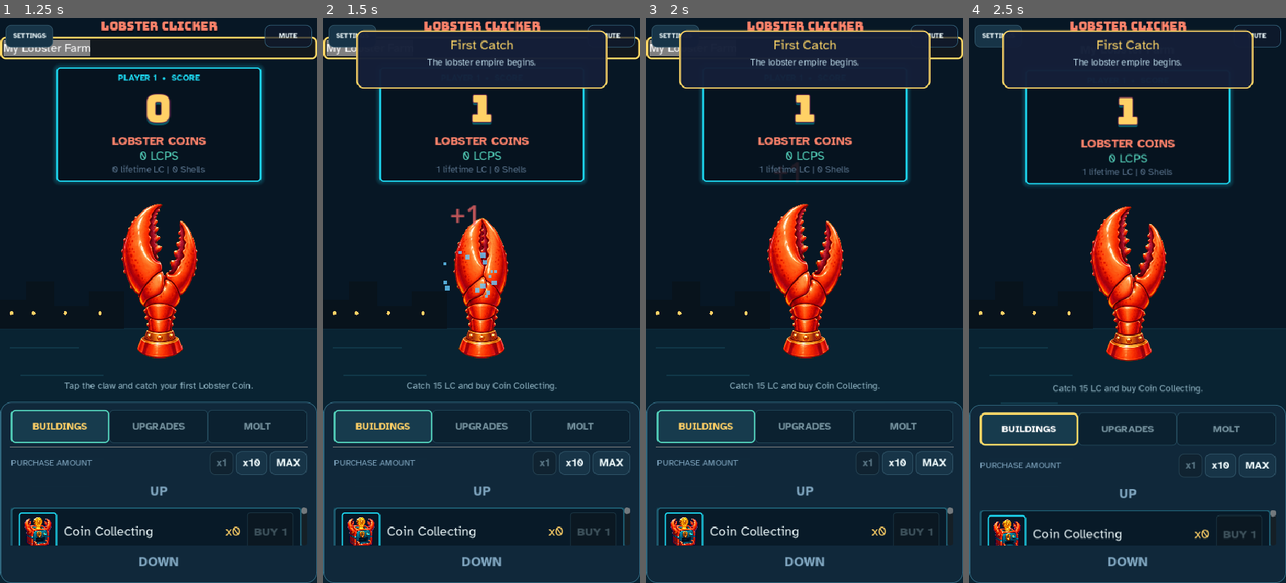
Above: before the commit, frames 1-4 (left to right).
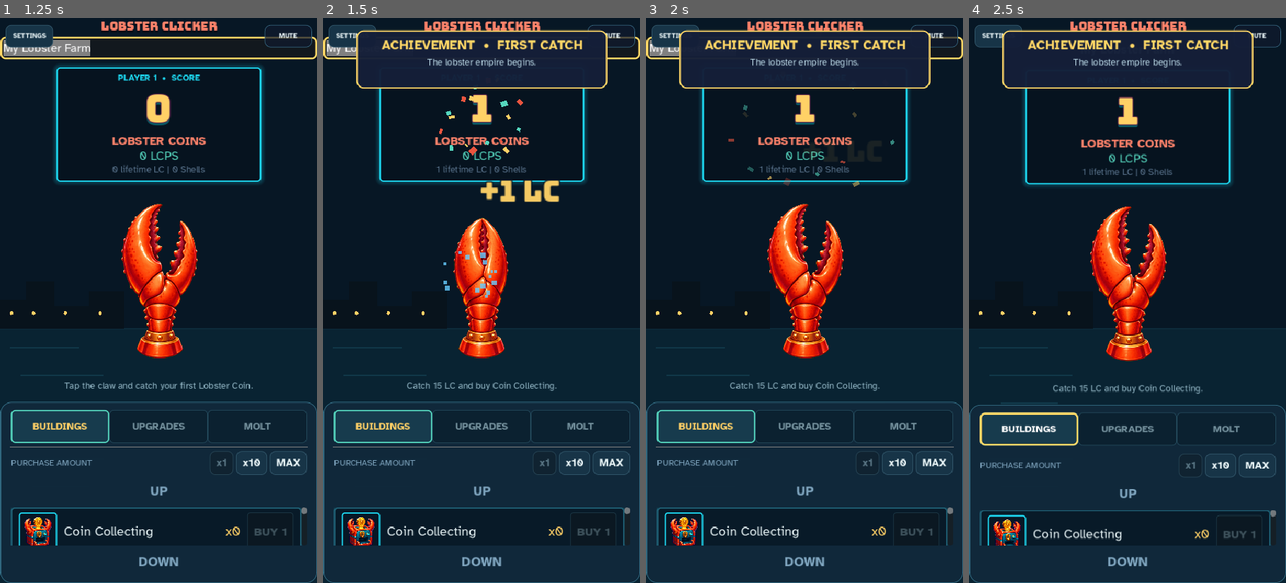
Above: after the commit, the same moments.

Repository: thecryptomasters/lobster-clicker
Game: Godot game, scene res://scenes/main.tscn
Same seed, same stepped clock (60 frames per second), same inputs: the game is played once before the commit and once after it.
Inputs (mouse positions are in pixels of both pictures, inside the frame that each line leads up to):
- Up to frame 1 (1.25 s): click "My Lobster Farm" at 0.5 s
- Up to frame 2 (1.5 s): click (481, 283) at 1.25 s
- Up to frame 3 (2 s): no input
- Up to frame 4 (2.5 s): click "BUILDINGS" at 2 s

Frame 1 is identical in both runs. In frame 2, 1.6% of the frame differs, in the area x 18-82%, y 3-37%; in frame 3, 0.9%; in frame 4, 0.8%.

Commit message:
feat: make arcade rewards feel earned

Diff:
--- a/scenes/main.gd
+++ b/scenes/main.gd
@@ -91,6 +91,9 @@
 var _music_muted: bool = false
 var _toast_panel: PanelContainer
 var _toast_tween: Tween
+var _celebration_layer: Control
+var _celebration_tween: Tween
+var _score_pulse_tween: Tween
 var _boost_ui_timer: float = 0.0
 var _claw_bump_tween: Tween
 var _sfx_players: Array[AudioStreamPlayer] = []
@@ -207,6 +210,10 @@
 		_toast_tween.kill()
 	if _claw_bump_tween and _claw_bump_tween.is_valid():
 		_claw_bump_tween.kill()
+	if _celebration_tween and _celebration_tween.is_valid():
+		_celebration_tween.kill()
+	if _score_pulse_tween and _score_pulse_tween.is_valid():
+		_score_pulse_tween.kill()
 	if music_player:
 		music_player.stop()
 		music_player.stream = null
@@ -771,6 +778,7 @@
 func _do_click() -> void:
 	var amount := GameManager.click()
 	_play_sfx(ClawSnapSfx)
+	_pulse_score_panel()
 	if GameManager.reduced_motion:
 		return
 	_start_claw_animation()
@@ -805,18 +813,35 @@
 
 func _spawn_float_text(amount: float) -> void:
 	var label := Label.new()
-	label.text = "+%s" % GameManager.format_number(amount)
-	label.add_theme_color_override("font_color", Color("#ff6b6b"))
-	label.add_theme_font_size_override("font_size", 32)
-	label.position = Vector2(randf_range(-30, 30), randf_range(-20, 0))
+	label.text = "+%s LC" % GameManager.format_number(amount)
+	label.add_theme_font_override("font", DisplayFont)
+	label.add_theme_color_override("font_color", COIN_GOLD if randi() % 2 == 0 else SEAFOAM)
+	label.add_theme_color_override("font_outline_color", Color("#071725"))
+	label.add_theme_constant_override("outline_size", 5)
+	label.add_theme_font_size_override("font_size", 29)
+	label.position = Vector2(randf_range(-54, 20), randf_range(-24, 0))
 	label.z_index = 10
 	float_text_container.add_child(label)
 
 	var tween := create_tween()
 	tween.set_parallel(true)
-	tween.tween_property(label, "position:y", label.position.y - 80.0, 0.8)
-	tween.tween_property(label, "modulate:a", 0.0, 0.8)
+	tween.set_ease(Tween.EASE_OUT)
+	tween.set_trans(Tween.TRANS_QUAD)
+	tween.tween_property(label, "position:y", label.position.y - 94.0, 0.72)
+	tween.tween_property(label, "scale", Vector2(1.14, 1.14), 0.18)
+	tween.tween_property(label, "modulate:a", 0.0, 0.72).set_delay(0.2)
 	tween.chain().tween_callback(label.queue_free)
+
+func _pulse_score_panel() -> void:
+	if GameManager.reduced_motion or not score_panel:
+		return
+	if _score_pulse_tween and _score_pulse_tween.is_valid():
+		_score_pulse_tween.kill()
+	score_panel.pivot_offset = score_panel.size * 0.5
+	score_panel.scale = Vector2.ONE
+	_score_pulse_tween = create_tween()
+	_score_pulse_tween.tween_property(score_panel, "scale", Vector2(1.025, 1.025), 0.055).set_trans(Tween.TRANS_BACK).set_ease(Tween.EASE_OUT)
+	_score_pulse_tween.tween_property(score_panel, "scale", Vector2.ONE, 0.11).set_trans(Tween.TRANS_QUAD).set_ease(Tween.EASE_OUT)
 
 func _on_offline_ok() -> void:
 	offline_popup.visible = false
@@ -864,7 +889,10 @@
 
 func _on_achievement_unlocked(id: String, title: String, desc: String) -> void:
 	_play_sfx(DiscoSfx if id == "disco_lobster" else AchievementSfx)
-	_show_toast(title, desc)
+	_show_toast("ACHIEVEMENT  •  %s" % title.to_upper(), desc)
+	if not GameManager.reduced_motion:
+		_spawn_arcade_sparks(self, get_viewport_rect().size * Vector2(0.5, 0.18), 18, [COIN_GOLD, SEAFOAM, LOBSTER_CORAL], 150.0)
+		_pulse_score_panel()
 
 func _show_toast(title: String, desc: String) -> void:
 	if _toast_panel and is_instance_valid(_toast_panel):
@@ -895,6 +923,7 @@
 	var title_label := Label.new()
 	title_label.text = title
 	title_label.horizontal_alignment = HORIZONTAL_ALIGNMENT_CENTER
+	title_label.add_theme_font_override("font", UiBoldFont)
 	title_label.add_theme_color_override("font_color", Color("#ffd766"))
 	title_label.add_theme_font_size_override("font_size", 20)
 	var desc_label := Label.new()
@@ -1246,23 +1275,120 @@
 	_refresh_upgrades()
 	_refresh_molt()
 	_switch_tab(Tab.BUILDINGS)
-	_show_molt_flash()
+	_show_molt_celebration(gained, total_shells)
 	_show_toast("Molting Complete", "+%d Shell%s. %d total — every catch is stronger." % [gained, "" if gained == 1 else "s", total_shells])
 
-func _show_molt_flash() -> void:
+func _show_molt_celebration(gained: int, total_shells: int) -> void:
 	if GameManager.reduced_motion:
 		return
-	var flash := ColorRect.new()
-	flash.name = "MoltCelebrationFlash"
-	flash.set_anchors_and_offsets_preset(Control.PRESET_FULL_RECT)
-	flash.mouse_filter = Control.MOUSE_FILTER_IGNORE
-	flash.color = Color(SEAFOAM, 0.0)
-	flash.z_index = 90
-	add_child(flash)
-	var tween := create_tween()
-	tween.tween_property(flash, "color", Color(SEAFOAM, 0.28), 0.12)
-	tween.tween_property(flash, "color", Color(SEAFOAM, 0.0), 0.65)
-	tween.finished.connect(flash.queue_free)
+	_clear_celebration_layer()
+	_celebration_layer = Control.new()
+	_celebration_layer.name = "MoltCelebration"
+	_celebration_layer.set_anchors_and_offsets_preset(Control.PRESET_FULL_RECT)
+	_celebration_layer.mouse_filter = Control.MOUSE_FILTER_IGNORE
+	_celebration_layer.z_index = 90
+	add_child(_celebration_layer)
+
+	var blackout := ColorRect.new()
+	blackout.set_anchors_and_offsets_preset(Control.PRESET_FULL_RECT)
+	blackout.color = Color(DEEP_HARBOR, 0.88)
+	blackout.mouse_filter = Control.MOUSE_FILTER_IGNORE
+	_celebration_layer.add_child(blackout)
+
+	for ring_index in range(2):
+		var ring := Panel.new()
+		ring.name = "EnergyRing%d" % ring_index
+		ring.set_anchors_preset(Control.PRESET_CENTER)
+		ring.position = Vector2(-58, -58)
+		ring.size = Vector2(116, 116)
+		ring.pivot_offset = ring.size * 0.5
+		ring.mouse_filter = Control.MOUSE_FILTER_IGNORE
+		var ring_style := _make_style(Color(SEAFOAM, 0.0), SEAFOAM if ring_index == 0 else COIN_GOLD, 58, 4)
+		ring.add_theme_stylebox_override("panel", ring_style)
+		_celebration_layer.add_child(ring)
+		var ring_tween := create_tween()
+		ring_tween.set_parallel(true)
+		ring_tween.tween_property(ring, "scale", Vector2(8.0, 8.0), 0.92 + ring_index * 0.18).set_delay(ring_index * 0.14).set_trans(Tween.TRANS_QUAD).set_ease(Tween.EASE_OUT)
+		ring_tween.tween_property(ring, "modulate:a", 0.0, 0.72).set_delay(0.24 + ring_index * 0.14)
+		ring_tween.chain().tween_callback(ring.queue_free)
+
+	var panel := PanelContainer.new()
+	panel.name = "MoltMarquee"
+	panel.set_anchors_preset(Control.PRESET_CENTER)
+	var viewport_size := get_viewport_rect().size
+	var narrow_celebration := viewport_size.x < 560.0
+	var panel_width := minf(520.0, viewport_size.x - 28.0)
+	var panel_height := 220.0 if narrow_celebration else 264.0
+	panel.position = Vector2(-panel_width * 0.5, -panel_height * 0.5)
+	panel.size = Vector2(panel_width, panel_height)
+	panel.pivot_offset = panel.size * 0.5
+	panel.mouse_filter = Control.MOUSE_FILTER_IGNORE
+	var panel_style := _make_style(Color("#071725e8"), SEAFOAM, 12, 4)
+	panel_style.shadow_color = Color(SEAFOAM, 0.42)
+	panel_style.shadow_size = 18
+	panel_style.content_margin_left = 24.0
+	panel_style.content_margin_right = 24.0
+	panel_style.content_margin_top = 20.0
+	panel_style.content_margin_bottom = 20.0
+	panel.add_theme_stylebox_override("panel", panel_style)
+	_celebration_layer.add_child(panel)
+
+	var copy := VBoxContainer.new()
+	copy.alignment = BoxContainer.ALIGNMENT_CENTER
+	copy.add_theme_constant_override("separation", 4)
+	panel.add_child(copy)
+	copy.add_child(_make_celebration_label("NEW RUN  •  PERMANENT POWER", UiBoldFont, 13 if narrow_celebration else 15, COIN_GOLD))
+	copy.add_child(_make_celebration_label("MOLT COMPLETE", DisplayFont, 27 if narrow_celebration else 34, FOAM_WHITE))
+	copy.add_child(_make_celebration_label("+%d SHELL%s" % [gained, "" if gained == 1 else "S"], DisplayFont, 35 if narrow_celebration else 42, SEAFOAM))
+	copy.add_child(_make_celebration_label("%d TOTAL  •  +%d%% PRODUCTION" % [total_shells, int(round(total_shells * GameManager.SHELL_BONUS_PER_SHELL * 100.0))], UiBoldFont, 14 if narrow_celebration else 17, MIST_BLUE))
+
+	_spawn_arcade_sparks(_celebration_layer, get_viewport_rect().size * 0.5, 42, [SEAFOAM, COIN_GOLD, LOBSTER_CORAL, FOAM_WHITE], 310.0)
+	panel.scale = Vector2(0.72, 0.72)
+	panel.modulate.a = 0.0
+	_celebration_tween = create_tween()
+	_celebration_tween.set_parallel(true)
+	_celebration_tween.tween_property(panel, "scale", Vector2.ONE, 0.32).set_trans(Tween.TRANS_BACK).set_ease(Tween.EASE_OUT)
+	_celebration_tween.tween_property(panel, "modulate:a", 1.0, 0.16)
+	_celebration_tween.tween_property(_celebration_layer, "modulate:a", 0.0, 0.48).set_delay(2.05)
+	_celebration_tween.chain().tween_callback(_clear_celebration_layer)
+
+func _make_celebration_label(text_value: String, label_font: Font, font_size: int, color: Color) -> Label:
+	var label := Label.new()
+	label.text = text_value
+	label.horizontal_alignment = HORIZONTAL_ALIGNMENT_CENTER
+	label.add_theme_font_override("font", label_font)
+	label.add_theme_font_size_override("font_size", font_size)
+	label.add_theme_color_override("font_color", color)
+	label.add_theme_color_override("font_outline_color", DEEP_HARBOR)
+	label.add_theme_constant_override("outline_size", 4)
+	return label
+
+func _clear_celebration_layer() -> void:
+	if _celebration_layer and is_instance_valid(_celebration_layer):
+		_celebration_layer.queue_free()
+	_celebration_layer = null
+
+func _spawn_arcade_sparks(parent: Control, origin: Vector2, count: int, palette: Array, radius: float) -> void:
+	for index in range(count):
+		var spark := ColorRect.new()
+		spark.name = "ArcadeSpark%d" % index
+		spark.color = palette[index % palette.size()]
+		var spark_size := randf_range(5.0, 11.0)
+		spark.size = Vector2(spark_size, spark_size * randf_range(0.45, 1.0))
+		spark.pivot_offset = spark.size * 0.5
+		spark.position = origin - spark.pivot_offset
+		spark.rotation = randf_range(-PI, PI)
+		spark.mouse_filter = Control.MOUSE_FILTER_IGNORE
+		parent.add_child(spark)
+		var angle := TAU * float(index) / float(count) + randf_range(-0.16, 0.16)
+		var distance := randf_range(radius * 0.48, radius)
+		var destination := spark.position + Vector2.from_angle(angle) * distance
+		var spark_tween := create_tween()
+		spark_tween.set_parallel(true)
+		spark_tween.tween_property(spark, "position", destination, randf_range(0.62, 1.05)).set_trans(Tween.TRANS_QUAD).set_ease(Tween.EASE_OUT)
+		spark_tween.tween_property(spark, "rotation", spark.rotation + randf_range(-4.0, 4.0), 0.9)
+		spark_tween.tween_property(spark, "modulate:a", 0.0, 0.42).set_delay(randf_range(0.35, 0.58))
+		spark_tween.chain().tween_callback(spark.queue_free)
 
 func _on_upgrade_unlocked(_building_index: int, _tier: int) -> void:
 	_flash_active = true
--- a/tests/run_tests.gd
+++ b/tests/run_tests.gd
@@ -259,6 +259,15 @@
 	_expect(main_ui.title_label.get_theme_font("font") != null, "local display typography is applied")
 	main_ui._refresh_molt()
 	_expect(main_ui.molt_progress_bar.value == 0.0, "Molting presentation starts with an empty progress meter")
+	GameManager.reduced_motion = false
+	main_ui._show_molt_celebration(2, 3)
+	_expect(main_ui._celebration_layer != null and main_ui._celebration_layer.name == "MoltCelebration", "Molting triggers the full-screen arcade celebration")
+	_expect(main_ui._celebration_layer.find_child("MoltMarquee", true, false) != null, "Molting celebration includes its permanent-power marquee")
+	main_ui._clear_celebration_layer()
+	await get_tree().process_frame
+	GameManager.reduced_motion = true
+	main_ui._show_molt_celebration(1, 1)
+	_expect(main_ui._celebration_layer == null, "reduced motion skips animated Molting effects")
 	main_ui.mute_button.pressed.emit()
 	_expect(GameManager.music_muted and main_ui.mute_button.text == "UNMUTE", "mute shortcut mutes and updates its label")
 	main_ui.mute_button.pressed.emit()
Not shown, changed: export/index.html
Not shown, changed: export/index.pck
Not shown, changed: tools/web_smoke.py
